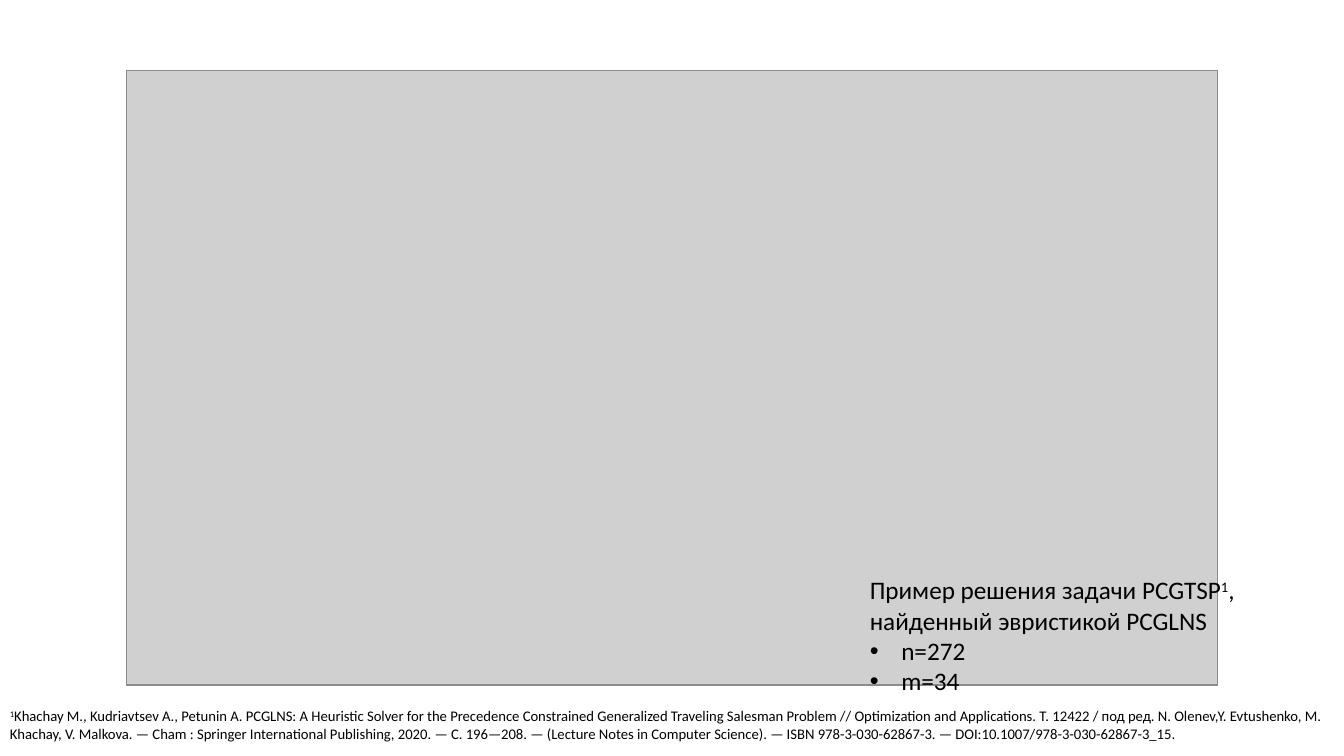
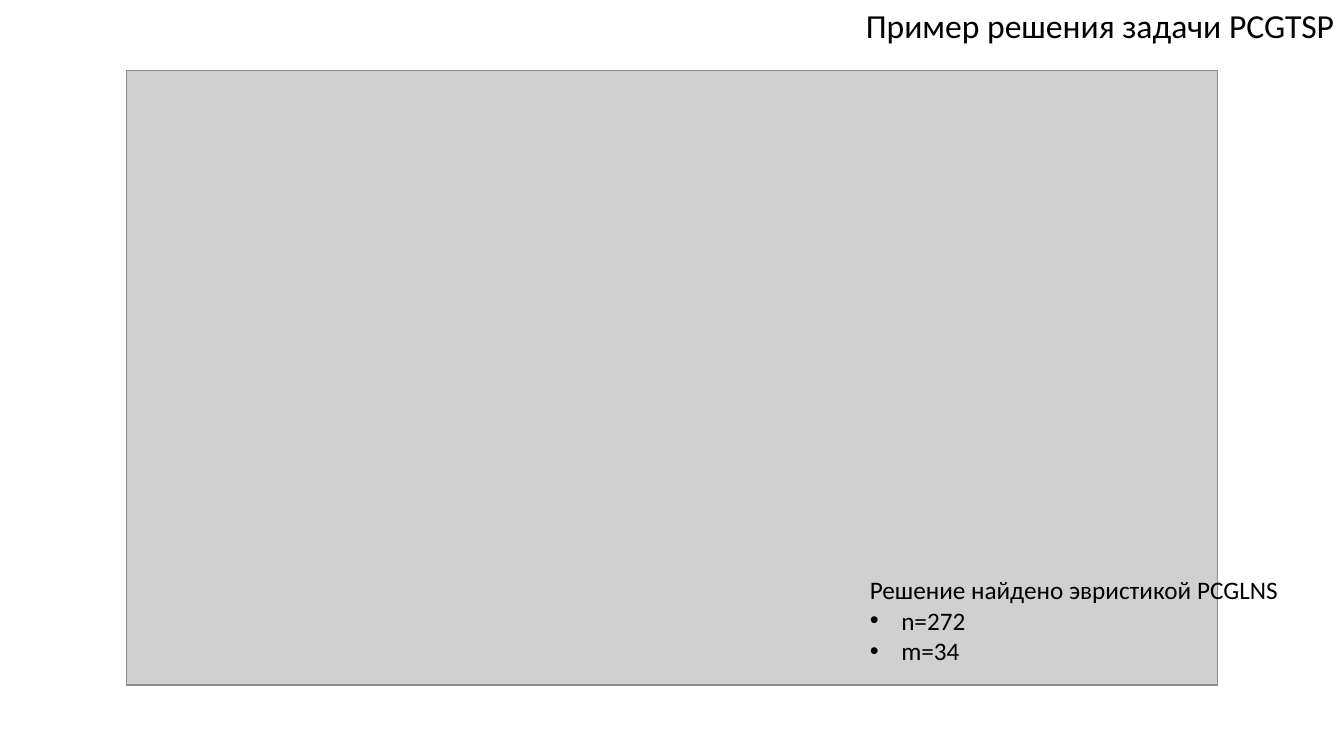
Before and after one commit to ukoloff/these, a slide deck: slide 4 of article/pcgtsp.pptx (slide 3 before the commit). Drawn at 1344x756 pixels with LibreOffice and Linux fonts; fonts in the diff are those of the drawing; grey boxes stand for pictures. Boxes give left, top, right and bottom in pixels: in the first picture for what was removed or moved away, otherwise in the second. Text is boxed around its words. In the diff, an @@ line names an element or a change of style, - is before the commit and + after.

```diff
--- a/article/pcgtsp.pptx
+++ b/article/pcgtsp.pptx
@@ text added at box(866, 16, 1334, 44), 24 pt, text #000000 @@
+Пример решения задачи PCGTSP
@@ text at box(870, 579, 1277, 606): text changed @@
-Пример решения задачи PCGTSP1,
-найденный эвристикой PCGLNS
+Решение найдено эвристикой PCGLNS
@@ text removed at box(10, 710, 1321, 742) @@
-1Khachay M., Kudriavtsev A., Petunin A. PCGLNS: A Heuristic Solver for the Precedence Constrained Generalized Traveling Salesman Problem // Optimization and Applications. Т. 12422 / под ред. N. Olenev,Y. Evtushenko, M. Khachay, V. Malkova. — Cham : Springer International Publishing, 2020. — С. 196—208. — (Lecture Notes in Computer Science). — ISBN 978-3-030-62867-3. — DOI:10.1007/978-3-030-62867-3_15.
```
Also in this commit, not shown: 7 other slides changed, 1 slide added.
